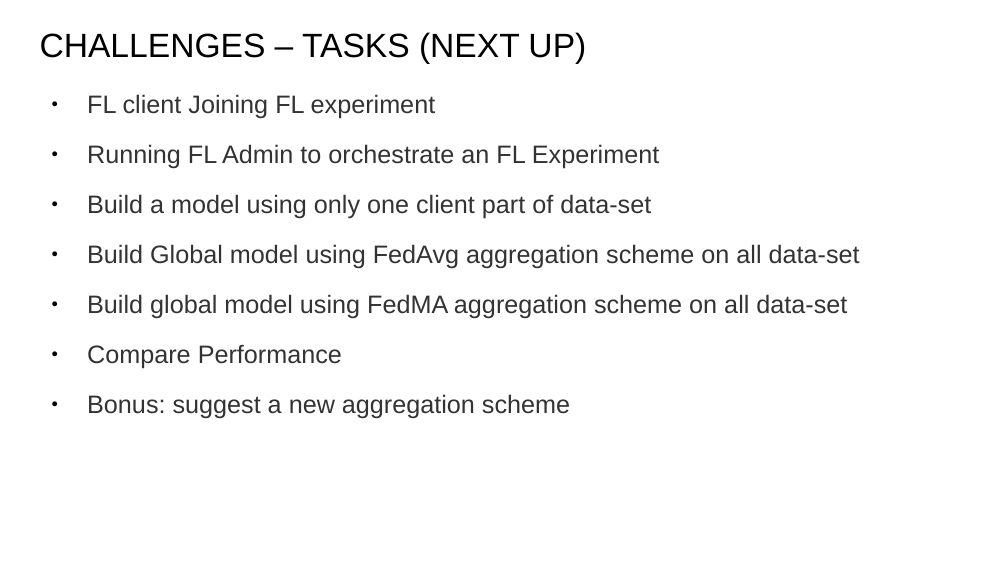
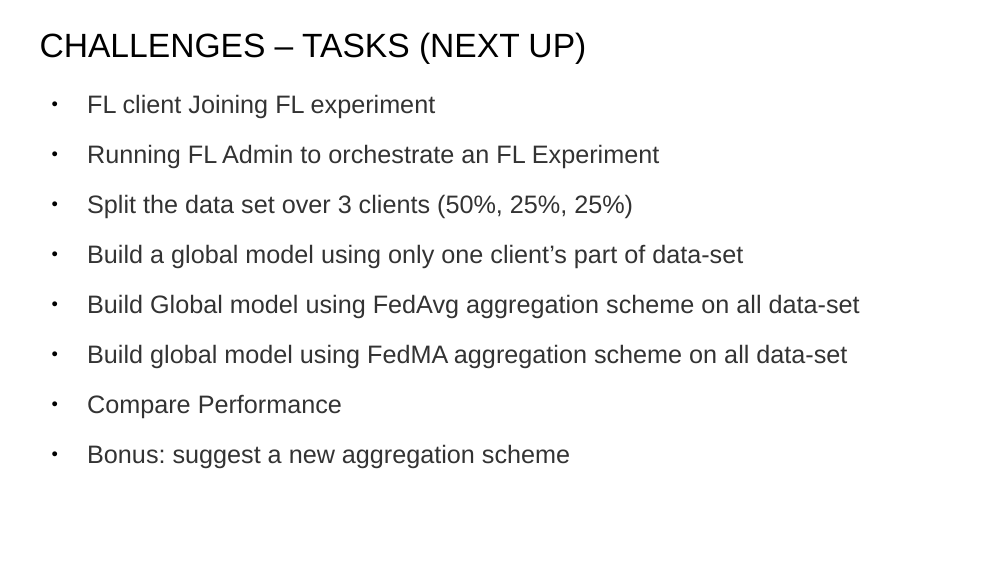
Before and after one commit to msskzx/federated-learning, a slide deck: slide 5 of docs/Progress.odp (slide 7 before the commit). Drawn at 1008x567 pixels with LibreOffice and Linux fonts; fonts in the diff are those of the drawing; background and template pictures are left out. Boxes give left, top, right and bottom in pixels: in the first picture for what was removed or moved away, otherwise in the second. Text is boxed around its words. In the diff, an @@ line names an element or a change of style, - is before the commit and + after.

```diff
--- a/docs/Progress.odp
+++ b/docs/Progress.odp
@@ text at (87, 194, 743, 269): text changed @@
-● Build a model using only one client part of data-set
+● Split the data set over 3 clients (50%, 25%, 25%)
+● Build a global model using only one client’s part of data-set
```
Also in this commit, not shown: 3 other slides changed, 3 slides added, 2 other files.
